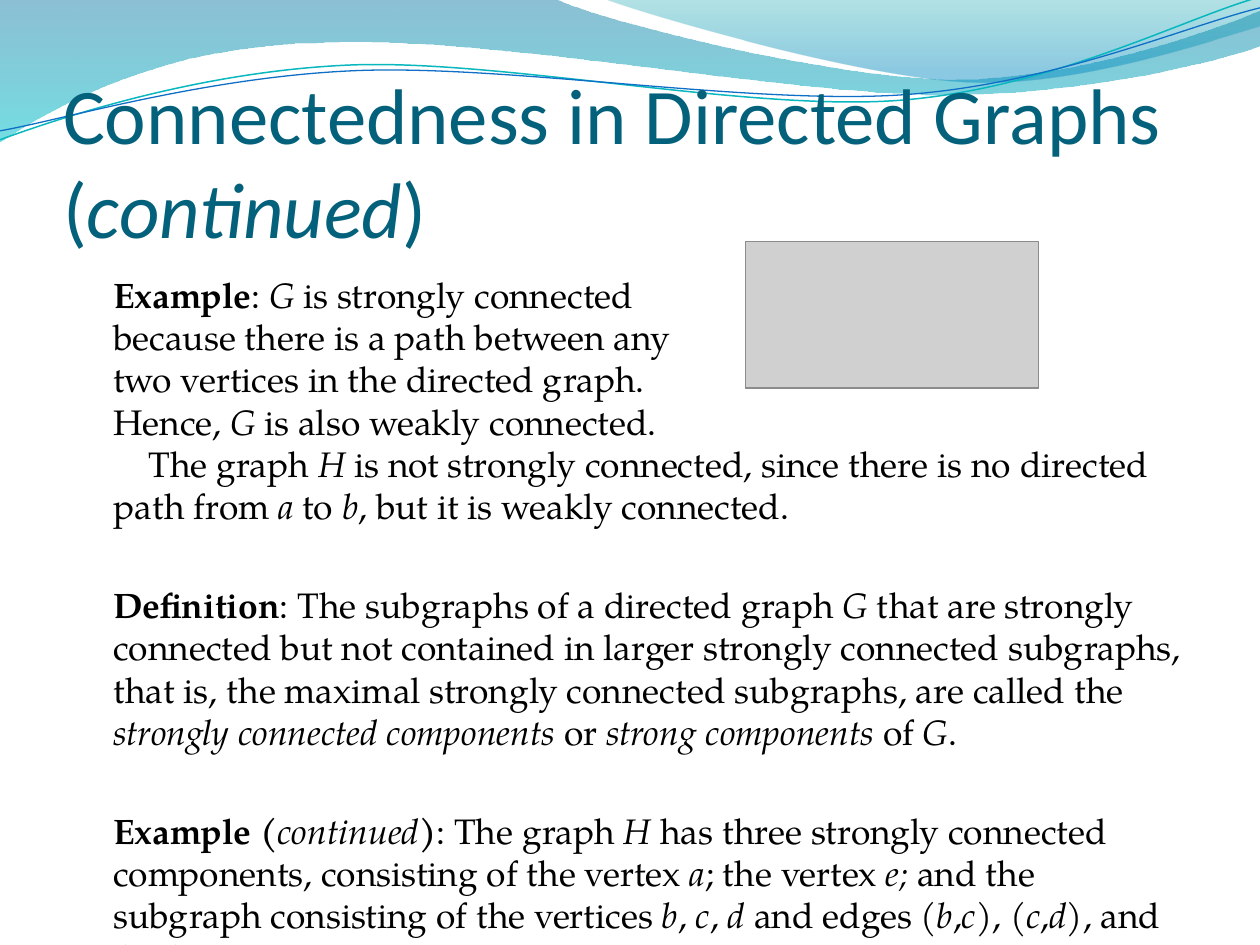
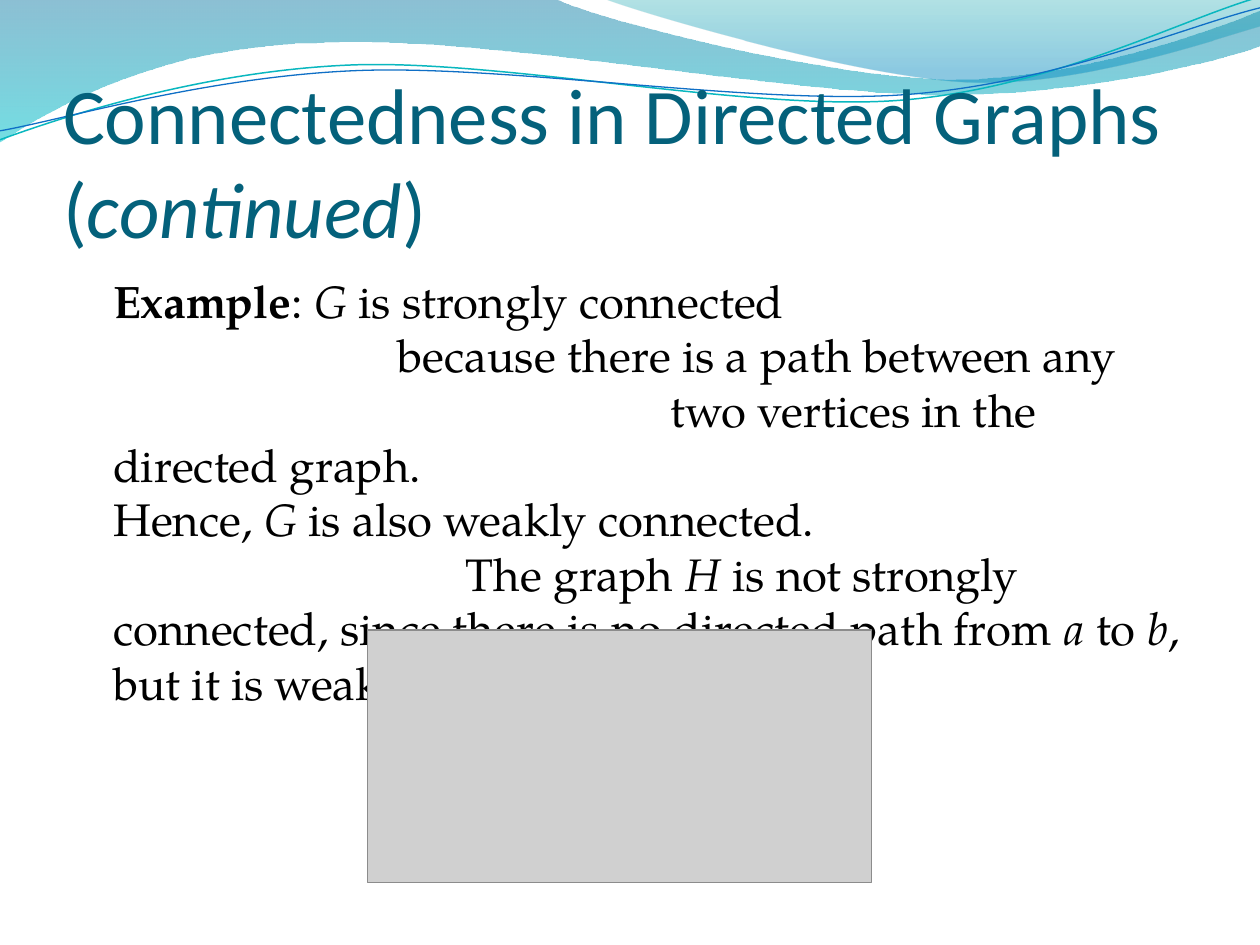
Before and after one commit to lin-chen-GA/lin-chen-GA.github.io, a slide deck: slide 69 of cs2620/slides/cs2620_notes10.pptx. Drawn at 1260x945 pixels with LibreOffice and Linux fonts; fonts in the diff are those of the drawing; grey boxes stand for pictures; background and template pictures are left out. Boxes give left, top, right and bottom in pixels: in the first picture for what was removed or moved away, otherwise in the second. Text is boxed around its words. In the diff, an @@ line names an element or a change of style, - is before the commit and + after.

```diff
--- a/cs2620/slides/cs2620_notes10.pptx
+++ b/cs2620/slides/cs2620_notes10.pptx
@@ text "Example: G is strongly connected ..." at (113, 285, 1179, 717): size 20.1 to 26 pt; more space between paragraphs @@
@@ text at (113, 592, 1181, 938): paragraphs removed @@
-Definition: The subgraphs of a directed graph G that are strongly connected but not contained in larger strongly connected subgraphs, that is, the maximal strongly connected subgraphs, are called the strongly connected components or strong components of G.
-Example (continued): The graph H has three strongly connected components, consisting of the vertex a; the vertex e; and the subgraph consisting of the vertices b, c, d and edges (b,c), (c,d), and (d,b).
@@ picture: place and size @@
-picture at (746, 242, 1038, 388)
+picture at (368, 630, 872, 882)
```
Also in this commit, not shown: 8 other slides changed, 1 slide added, 2 other files.
